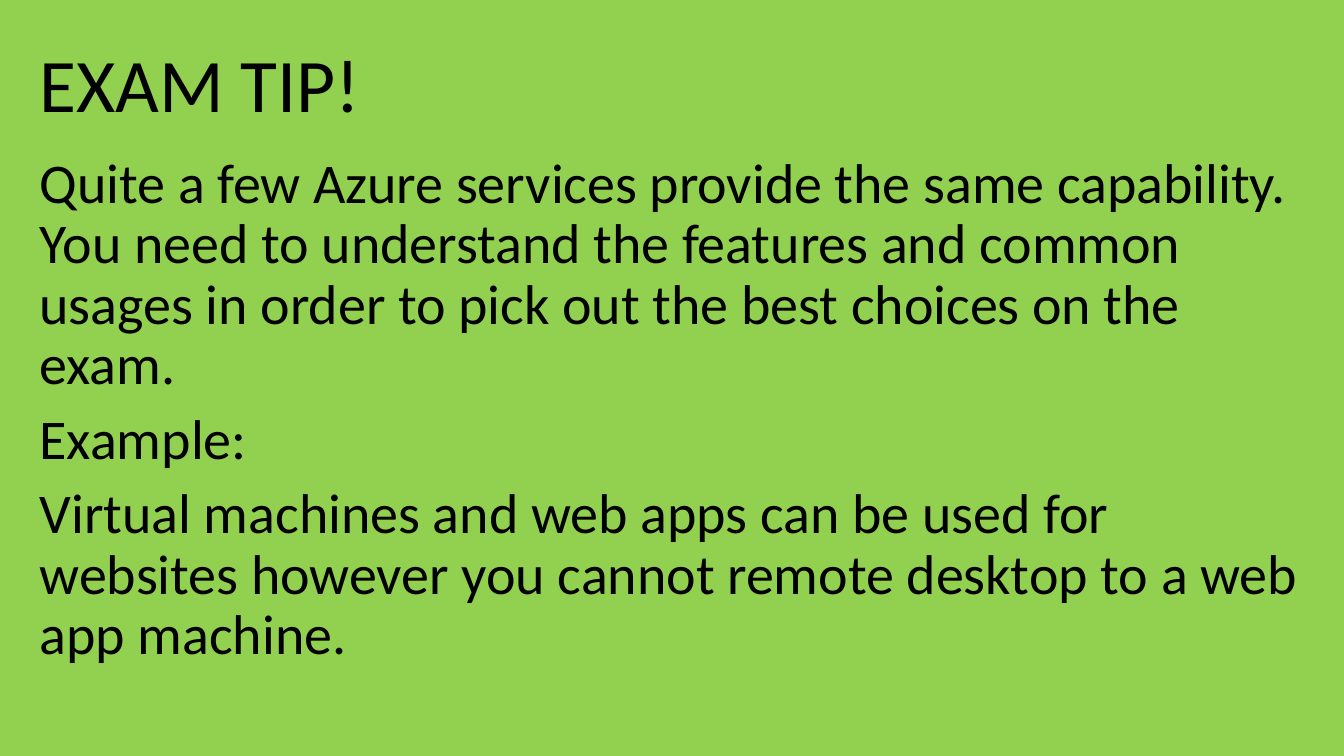
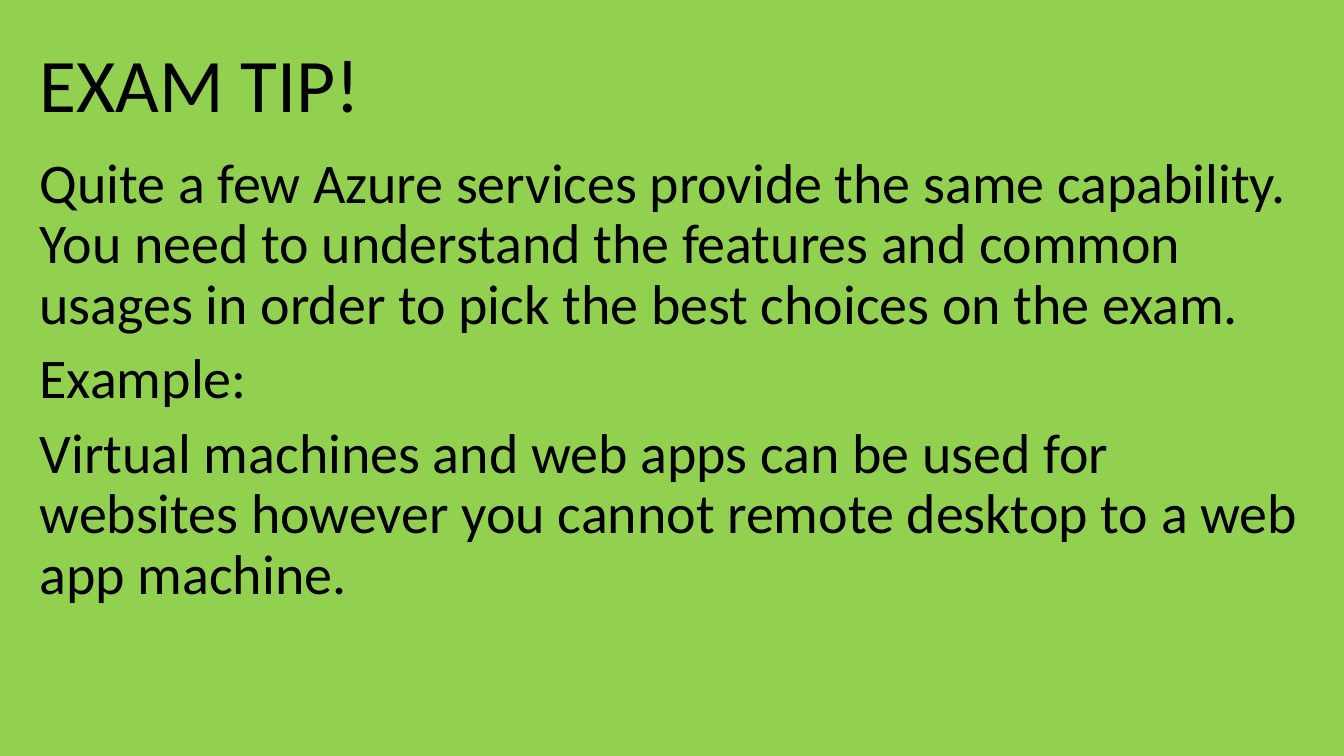
Before and after one commit to guruskill/70-534, a slide deck: slide 12 of Presentations/2017-10-Hartford/70-534-WebAndMobile.pptx (slide 14 before the commit). Drawn at 1344x756 pixels with LibreOffice and Linux fonts; fonts in the diff are those of the drawing. Boxes give left, top, right and bottom in pixels: in the first picture for what was removed or moved away, otherwise in the second. Text is boxed around its words. In the diff, an @@ line names an element or a change of style, - is before the commit and + after.

```diff
--- a/Presentations/2017-10-Hartford/70-534-WebAndMobile.pptx
+++ b/Presentations/2017-10-Hartford/70-534-WebAndMobile.pptx
@@ text at <box>40,164,1285,334</box>: text changed @@
-Quite a few Azure services provide the same capability. You need to understand the features and common usages in order to pick out the best choices on the exam.
+Quite a few Azure services provide the same capability. You need to understand the features and common usages in order to pick the best choices on the exam.
```
Also in this commit, not shown: 10 other slides changed, 2 slides removed, 29 other files.
